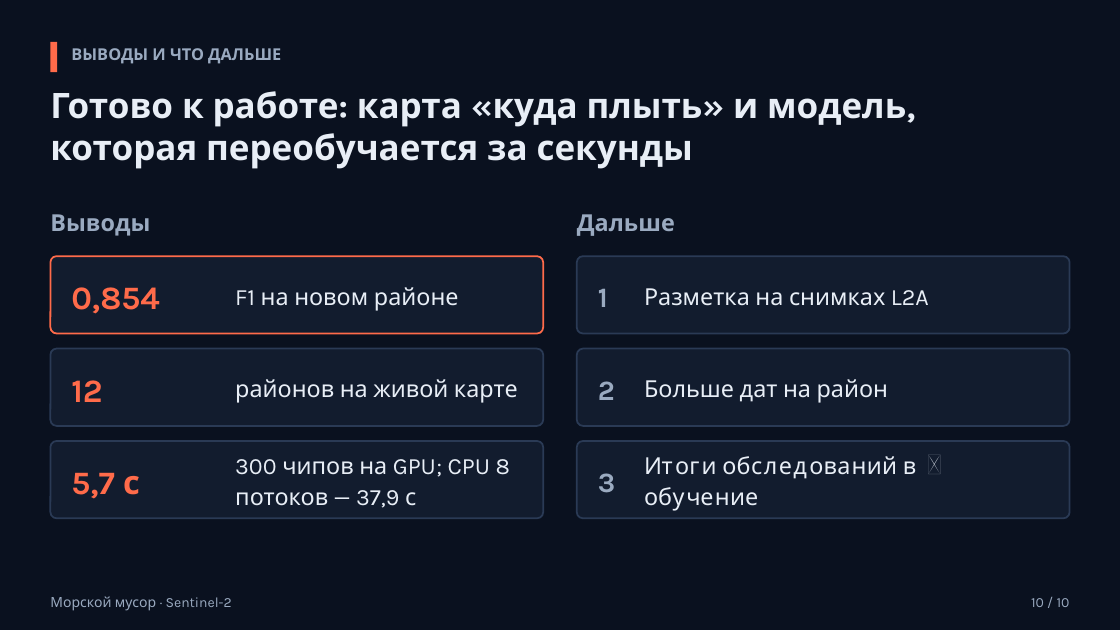
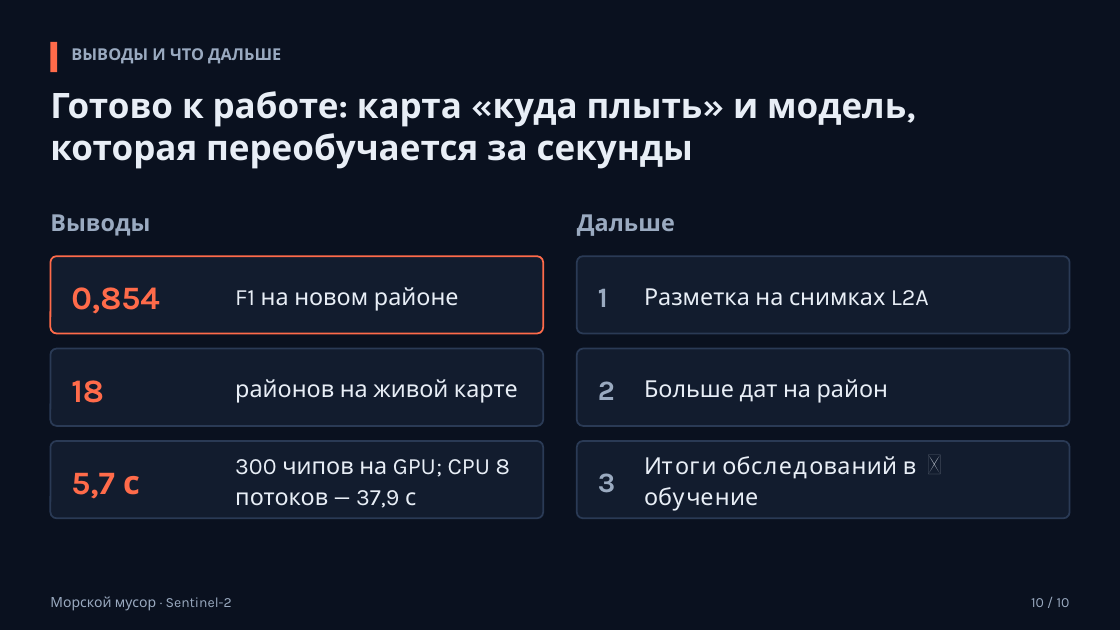
Before and after one commit to azama2t/final-cosmohack, a slide deck: slide 10 of reports/deck.pptx. Drawn at 1120x630 pixels with LibreOffice and Linux fonts; fonts in the diff are those of the drawing. Boxes give left, top, right and bottom in pixels: in the first picture for what was removed or moved away, otherwise in the second. Text is boxed around its words. In the diff, an @@ line names an element or a change of style, - is before the commit and + after.

```diff
--- a/reports/deck.pptx
+++ b/reports/deck.pptx
@@ text at [71,380,104,403]: text changed @@
-12
+18
```
Also in this commit, not shown: 4 other slides changed, 7 other files.
